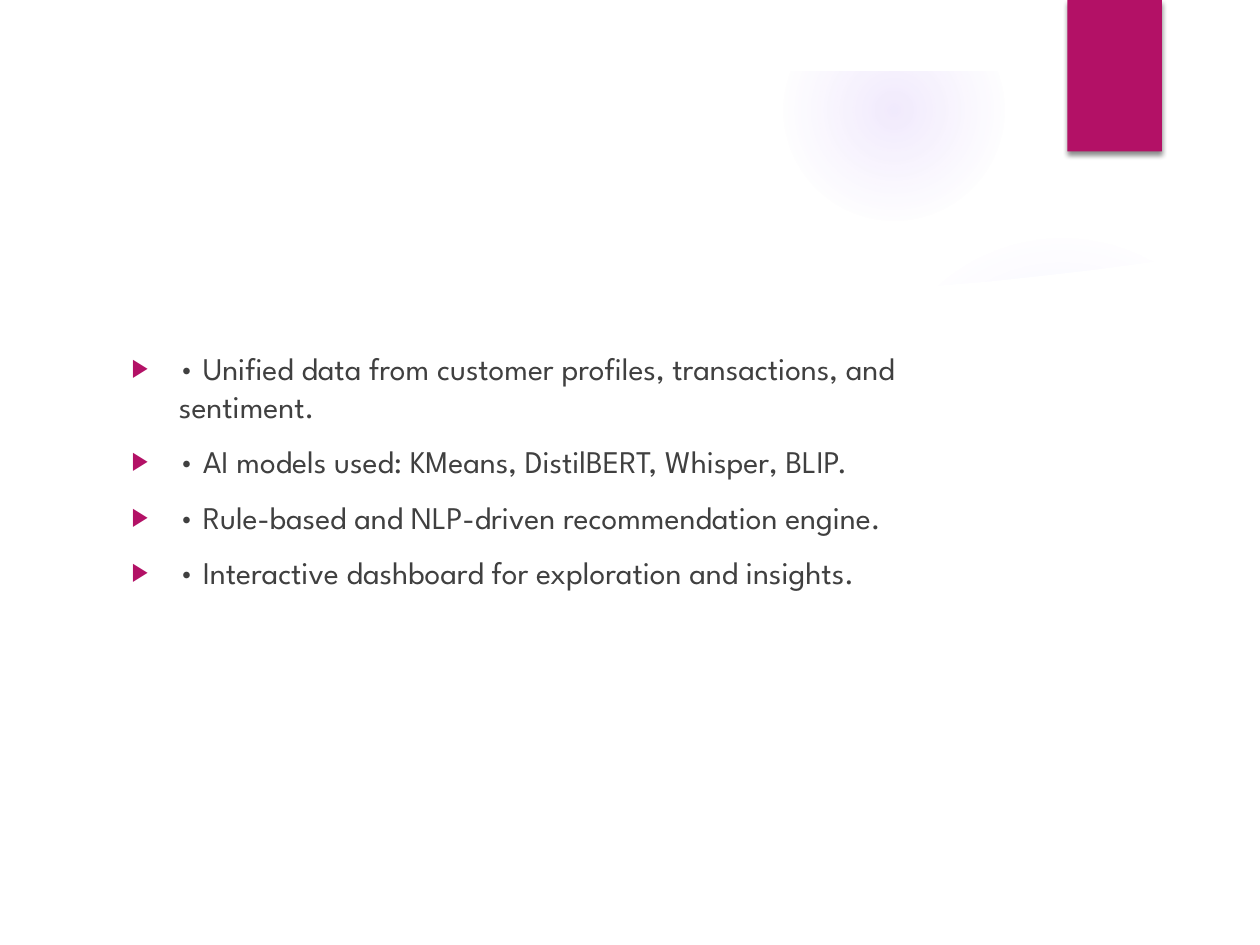
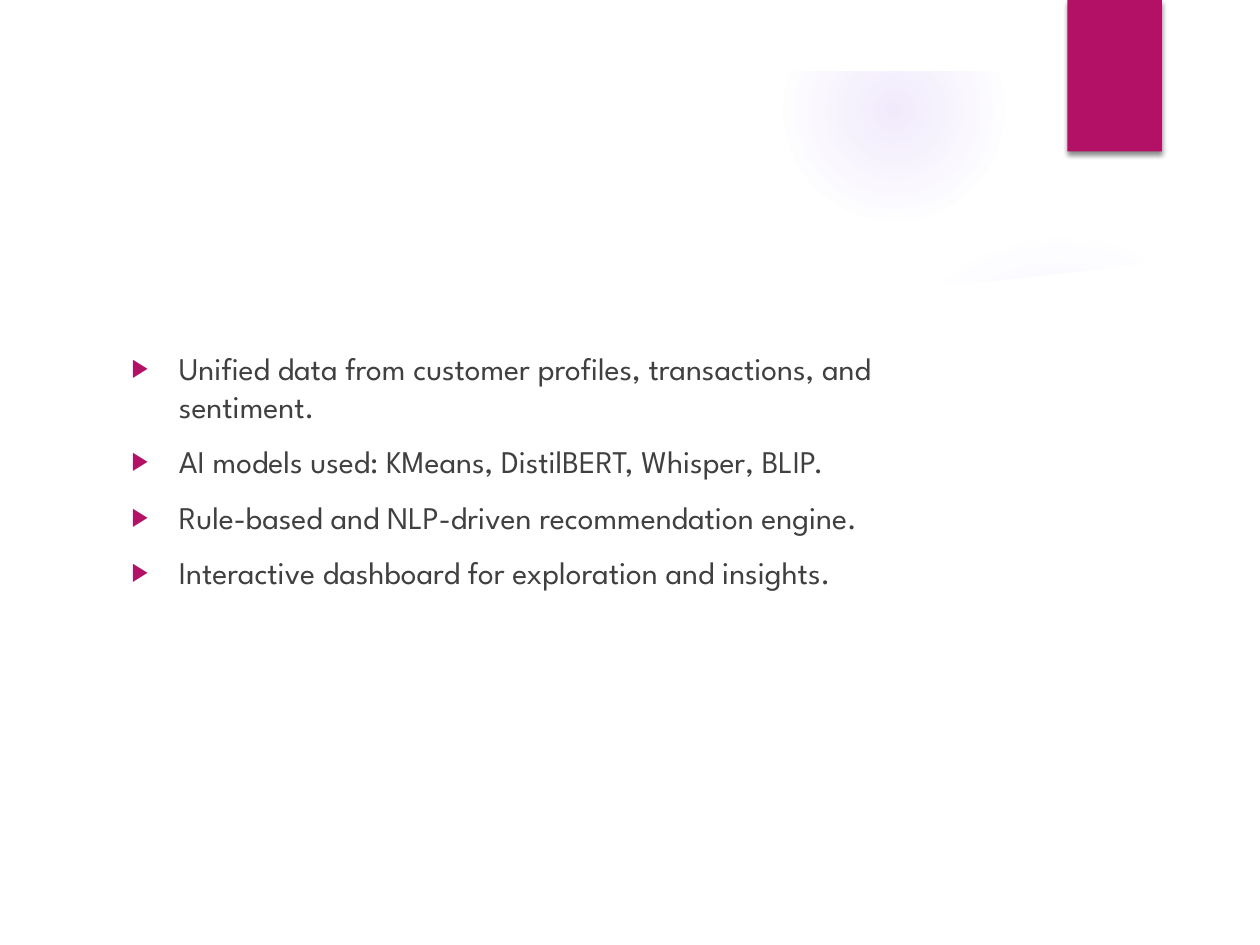
Before and after one commit to ewfx/aidhp-atificial-ai-agents, a slide deck: slide 3 of artifacts/arch/AI_Hyperpersonalization_Presentation_AtificalAIAgents.pptx. Drawn at 1260x945 pixels with LibreOffice and Linux fonts; fonts in the diff are those of the drawing; background and template pictures are left out. Boxes give left, top, right and bottom in pixels: in the first picture for what was removed or moved away, otherwise in the second. Text is boxed around its words. In the diff, an @@ line names an element or a change of style, - is before the commit and + after.

```diff
--- a/artifacts/arch/AI_Hyperpersonalization_Presentation_AtificalAIAgents.pptx
+++ b/artifacts/arch/AI_Hyperpersonalization_Presentation_AtificalAIAgents.pptx
@@ text at (x1=179, y1=358, x2=871, y2=591): text changed @@
-▶ • Unified data from customer profiles, transactions, and sentiment.
-▶ • AI models used: KMeans, DistilBERT, Whisper, BLIP.
-▶ • Rule-based and NLP-driven recommendation engine.
-▶ • Interactive dashboard for exploration and insights.
+▶ Unified data from customer profiles, transactions, and sentiment.
+▶ AI models used: KMeans, DistilBERT, Whisper, BLIP.
+▶ Rule-based and NLP-driven recommendation engine.
+▶ Interactive dashboard for exploration and insights.
```
Also in this commit, not shown: 9 other slides changed, 1 other file.
